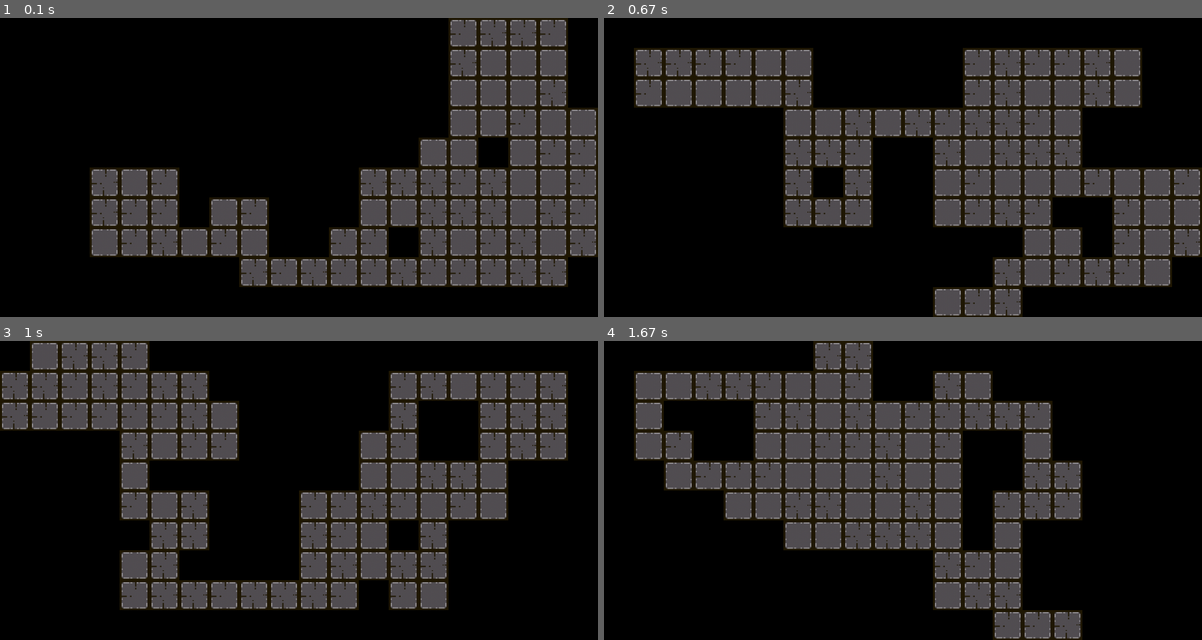
Above: before the commit, frames 1-4 (two rows, left to right).
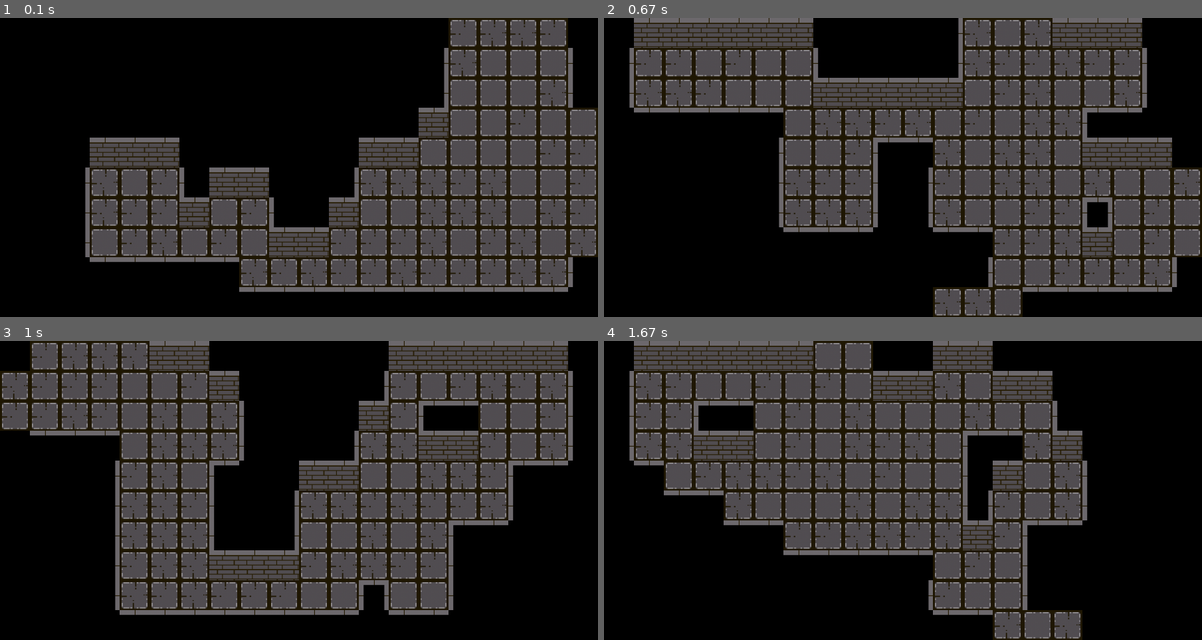
Above: after the commit, the same moments.

Repository: philogamer/pygame1
Game: pygame game, started from code.py
Same seed, same stepped clock (60 frames per second), same inputs: the game is played once before the commit and once after it.
Inputs:
- Up to frame 1 (0.1 s): no input
- Up to frame 2 (0.67 s): tap Space at 0.33 s
- Up to frame 3 (1 s): tap Space at 0.67 s
- Up to frame 4 (1.67 s): tap Space at 1 s

The runs differ from the first frame. In frame 1, 9.1% of the frame differs, in the area x 14-96%, y 10-92%; in frame 2, 16%, in the area x 4-100%, y 0-100%; in frame 3, 15%; in frame 4, 12%.

Commit message:
make line surround
make the line surround the map to make it look more 3d

Diff:
--- a/code.py
+++ b/code.py
@@ -12,7 +12,7 @@
 
 class Map:
     def __init__(self,xy,type):
-        position=xy
+        self.position=xy
         self.y=xy%10*75
         self.x=(xy-xy%10)/10*75
         if type=='W':
@@ -37,7 +37,7 @@
         screen.blit(self.img,(self.x,self.y))
 class Obstacle:
     def __init__(self,xy,type):
-        position=xy
+        self.position=xy
         self.y=xy%10*75
         self.x=(xy-xy%10)/10*75
         if type=='V':
@@ -54,25 +54,27 @@
             self.img='assets/SR.png'
         elif type=='ST':
             self.img='assets/ST.png'
+        elif type=='SRT':
+            self.img='assets/ST.png'
         self.img=pygame.image.load(self.img).convert_alpha()
         self.img=pygame.transform.scale(self.img,(75,75))
-        self.rect=pygame.rect(self.x,self.y,75,75)
+        self.rect=pygame.Rect(self.x,self.y,75,75)
     def draw(self,screen):
         screen.blit(self.img,(self.x,self.y))
 class Player:
     def __init__(self,xy):
-        position=xy
+        self.position=xy
         self.y=xy%10*75
         self.x=(xy-xy%10)/10*75
         self.img='assets/main'
         self.img=pygame.image.load(self.img).convert_alpha()
         self.img=pygame.transform.scale(self.img,(40,77))
-        self.rect=pygame.rect(self.x,self.y-(77-75),40,75)
+        self.rect=pygame.Rect(self.x,self.y-(77-75),40,75)
     def draw(self,screen):
         screen.blit(self.img,(self.x,self.y))
 class Creep:
     def __init__(self,xy,type):
-        position=xy
+        self.position=xy
         self.y=xy%10*75
         self.x=(xy-xy%10)/10*75
         self.img='assets/main'
@@ -80,25 +82,12 @@
         self.w=10
         self.img=pygame.image.load(self.img).convert_alpha()
         self.img=pygame.transform.scale(self.img,(self.w,self.h))
-        self.wallrect=pygame.rect(self.x,self.y-(self.h-75),self.w,75)
-        self.rect=pygame.rect(self.x,self.y,self.w,self.h)
+        self.wallrect=pygame.Rect(self.x,self.y-(self.h-75),self.w,75)
+        self.rect=pygame.Rect(self.x,self.y,self.w,self.h)
     def draw(self,screen):
         screen.blit(self.img,(self.x,self.y))
 rendermap=True
 firstdoor=[]  #for save the door for next map
-f=[]
-door=[]
-w=[]
-sr=[]
-sl=[]
-v=[]
-cl=[]
-cr=[]
-crl=[]
-slr=[]
-slrt=[]
-slt=[]
-st=[]
 #Game loop
 while True:
     dt=clock.tick(60)/1000
@@ -111,19 +100,22 @@
     #random map logic
     if rendermap:
         locate=list(range(200))
-        f.clear()
-        door.clear()
-        w.clear()
-        sr.clear()
-        sl.clear()
-        v.clear()
-        cl.clear()
-        cr.clear()
-        crl.clear()
-        slr.clear()
-        slrt.clear()
-        slt.clear()
-        st.clear()
+        map=[]
+        obstacle=[]
+        door=[]
+        w=[]
+        sr=[]
+        sl=[]
+        v=[]
+        cl=[]
+        cr=[]
+        crl=[]
+        slr=[]
+        slrt=[]
+        slt=[]
+        srt=[]
+        st=[]
+        insidef=[]
         if not firstdoor:
             doorlong=random.randint(1,5)
             doorside=random.choice([-1,1,-2,2])
@@ -133,28 +125,28 @@
                 firstexactdoor=random.choice(list(range(19,189+1-doorlong*10,10)))
                 firstdoor.append(firstexactdoor)
                 for i in range(0,doorlong):
-                    f.append(Map(firstexactdoor+i*10,'F'))
+                    map.append(Map(firstexactdoor+i*10,'F'))
                     locate.remove(firstexactdoor+i*10)
                     door.append(firstexactdoor+i*10)
             elif doorside==(1):
                 firstexactdoor=random.choice(list(range(10,180+1-doorlong*10,10)))
                 firstdoor.append(firstexactdoor)
                 for i in range(0,doorlong):
-                    f.append(Map(firstexactdoor+i*10,'F'))
+                    map.append(Map(firstexactdoor+i*10,'F'))
                     locate.remove(firstexactdoor+i*10)
                     door.append(firstexactdoor+i*10)
             elif doorside==(2):
                 firstexactdoor=random.choice(list(range(1,8+1-doorlong)))
                 firstdoor.append(firstexactdoor)
                 for i in range(0,doorlong):
-                    f.append(Map(firstexactdoor+i,'F'))
+                    map.append(Map(firstexactdoor+i,'F'))
                     locate.remove(firstexactdoor+i)
                     door.append(firstexactdoor+i)
             elif doorside==(-2):
                 firstexactdoor=random.choice(list(range(191,198+1-doorlong)))
                 firstdoor.append(firstexactdoor)
                 for i in range(0,doorlong):
-                    f.append(Map(firstexactdoor+i,'F'))
+                    map.append(Map(firstexactdoor+i,'F'))
                     locate.remove(firstexactdoor+i)
                     door.append(firstexactdoor+i)
         else:
@@ -163,25 +155,25 @@
             if doorside==(-1):
                 firstexactdoor=random.choice(list(range(19,189+1-doorlong*10,10)))
                 for i in range(0,doorlong):
-                    f.append(Map(firstexactdoor+i*10,'F'))
+                    map.append(Map(firstexactdoor+i*10,'F'))
                     locate.remove(firstexactdoor+i*10)
                     door.append(firstexactdoor+i*10)
             elif doorside==(1):
                 firstexactdoor=random.choice(list(range(10,180+1-doorlong*10,10)))
                 for i in range(0,doorlong):
-                    f.append(Map(firstexactdoor+i*10,'F'))
+                    map.append(Map(firstexactdoor+i*10,'F'))
                     locate.remove(firstexactdoor+i*10)
                     door.append(firstexactdoor+i*10)
             elif doorside==(2):
                 firstexactdoor=random.choice(list(range(1,8+1-doorlong)))
                 for i in range(0,doorlong):
-                    f.append(Map(firstexactdoor+i,'F'))
+                    map.append(Map(firstexactdoor+i,'F'))
                     locate.remove(firstexactdoor+i)
                     door.append(firstexactdoor+i)
             elif doorside==(-2):
                 firstexactdoor=random.choice(list(range(191,198+1-doorlong)))
                 for i in range(0,doorlong):
-                    f.append(Map(firstexactdoor+i,'F'))
+                    map.append(Map(firstexactdoor+i,'F'))
                     locate.remove(firstexactdoor+i)
                     door.append(firstexactdoor+i)
 
@@ -201,7 +193,7 @@
         else:
             start-=10
             doorban.extend(list(range(191,199)))
-        f.append(Map(start,'F'))
+        map.append(Map(start,'F'))
         locate.remove(start)
         doorban.extend(door)
         c=0
@@ -209,7 +201,7 @@
         doorlong=0
         startablefloor=[]
         firstdoor=[]
-        door=[]
+
         while True:
             while True:
                 unablemeetagain=False
@@ -239,53 +231,61 @@
                         if (start+b) in list(range(1,9)):
                             if doorside==0:
                                 doorside=2
+                                door.append(start+b)
                             elif doorside!=2:
                                 break
                             elif unablemeetagain:
                                 break
                             else:
                                 doorlong+=1
+                                door.append(start+b)
                             if doorlong==5:
                                 break
                             side=1
                         elif (start+b) in list(range(10,190,10)):
                             if doorside==0:
                                 doorside=1
+                                door.append(start+b)
                             elif doorside!=1:
                                 break
                             elif unablemeetagain:
                                 break
                             else:
                                 doorlong+=1
+                                door.append(start+b)
                             if doorlong==5:
                                 break
                             side=1
                         elif (start+b) in list(range(19,199,10)):
                             if doorside==0:
                                 doorside=-1
+                                door.append(start+b)
                             elif doorside!=(-1):
                                 break
                             elif unablemeetagain:
                                 break
                             else:
                                 doorlong+=1
+                                door.append(start+b)
                             if doorlong==5:
                                 break
                             side=1
                         elif (start+b) in list(range(191,199)):
                             if doorside==0:
                                 doorside=-2
+                                door.append(start+b)
                             elif doorside!=(-2):
                                 break
                             elif unablemeetagain:
                                 break
                             else:
                                 doorlong+=1
+                                door.append(start+b)
                             if doorlong==5:
                                 break
                             side=1
                     start+=b
-                    f.append(Map(start,'F'))
+                    map.append(Map(start,'F'))
                     locate.remove(start)
                     if side==0: startablefloor.append(start)
                 else:
@@ -302,16 +302,96 @@
                     break
                 else:
                     startablefloor.remove(start)
-
-
         firstdoor.append(doorside)
         firstdoor.append(doorlong)
         rendermap=False
+        for i in map:
+            if not i.position in door:
+                insidef.append(i.position)
+        for i in insidef:
+            i-=1
+            if i in locate:
+                locate.remove(i)
+                if i-1 in locate:
+                    map.append(Map(i,'W'))
+                    w.append(i)
+                else:
+                    map.append(Map(i,'F'))
+                    insidef.append(i)
+        for i in insidef:
+            i-=10
+            if i in locate:
+                sr.append(i)
+        for i in insidef:
+            i+=10
+            if i in locate:
+                if i in sr:
+                    slr.append(i)
+                    sr.remove(i)
+                else:
+                    sl.append(i)
+        for i in insidef:
+            i+=1
+            if i in locate:
+                if i in sr:
+                    srt.append(i)
+                    sr.remove(i)
+                elif i in sl:
+                    slt.append(i)
+                    sl.remove(i)
+                elif i in slr:
+                    slrt.append(i)
+                    slr.remove(i)
+                else:
+                    st.append(i)
+        #for i in locate:
+            #if (i-1 in sr or i-1 in srt) and (i+10 in st or i+10 in srt):
+                #cr.append(i)
+                #locate.remove(i)
+            #elif (i-1 in sl or i-1 in slt) and (i-10 in st or i-10 in slt):
+                #cl.append(i)
+                #locate.remove(i)
+            #elif i in slr:
+                #crl.append(i)
+                #locate.remove(i)
+            #else:
+                #st.append(i)
+        if sr:
+            for i in sr:
+                locate.remove(i)
+                obstacle.append(Obstacle(i,'SR'))
+        if sl:
+            for i in sl:
+                locate.remove(i)
+                obstacle.append(Obstacle(i,'SL'))
+        if slr:
+            for i in slr:
+                locate.remove(i)
+                obstacle.append(Obstacle(i,'SLR'))
+        if slrt:
+            for i in slrt:
+                locate.remove(i)
+                obstacle.append(Obstacle(i,'SLRT'))
+        if slt:
+            for i in slt:
+                locate.remove(i)
+                obstacle.append(Obstacle(i,'SLT'))
+        if srt:
+            for i in srt:
+                locate.remove(i)
+                obstacle.append(Obstacle(i,'SRT'))
+        if st:
+            for i in st:
+                locate.remove(i)
+                obstacle.append(Obstacle(i,'ST'))
+
 
     #draw on screen
     screen.fill((0,0,0))
-    for i in f:
+    for i in map:
         i.draw(screen)
+    for i in obstacle:
+        i.draw(screen)
 
 
 
